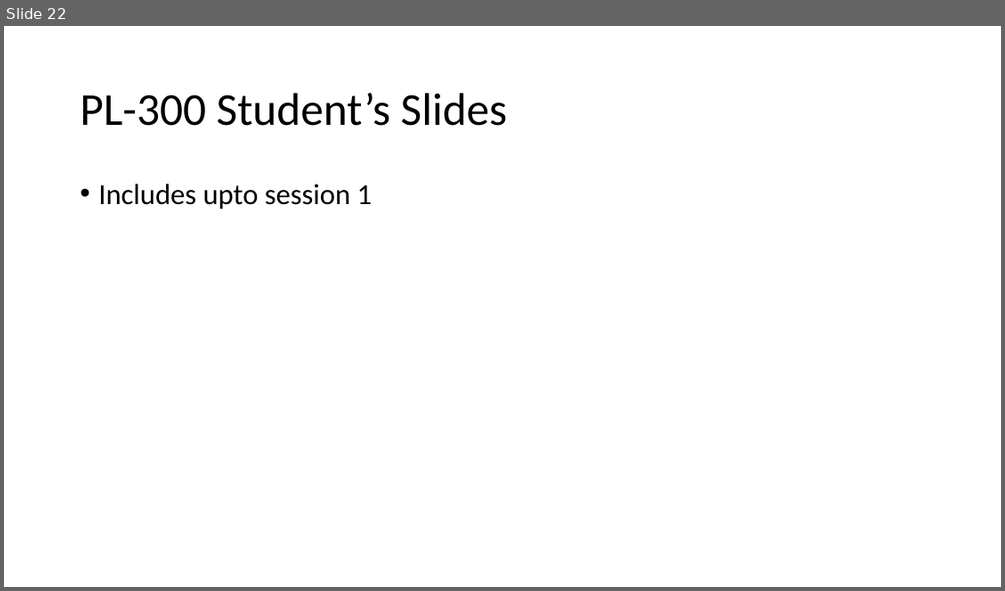
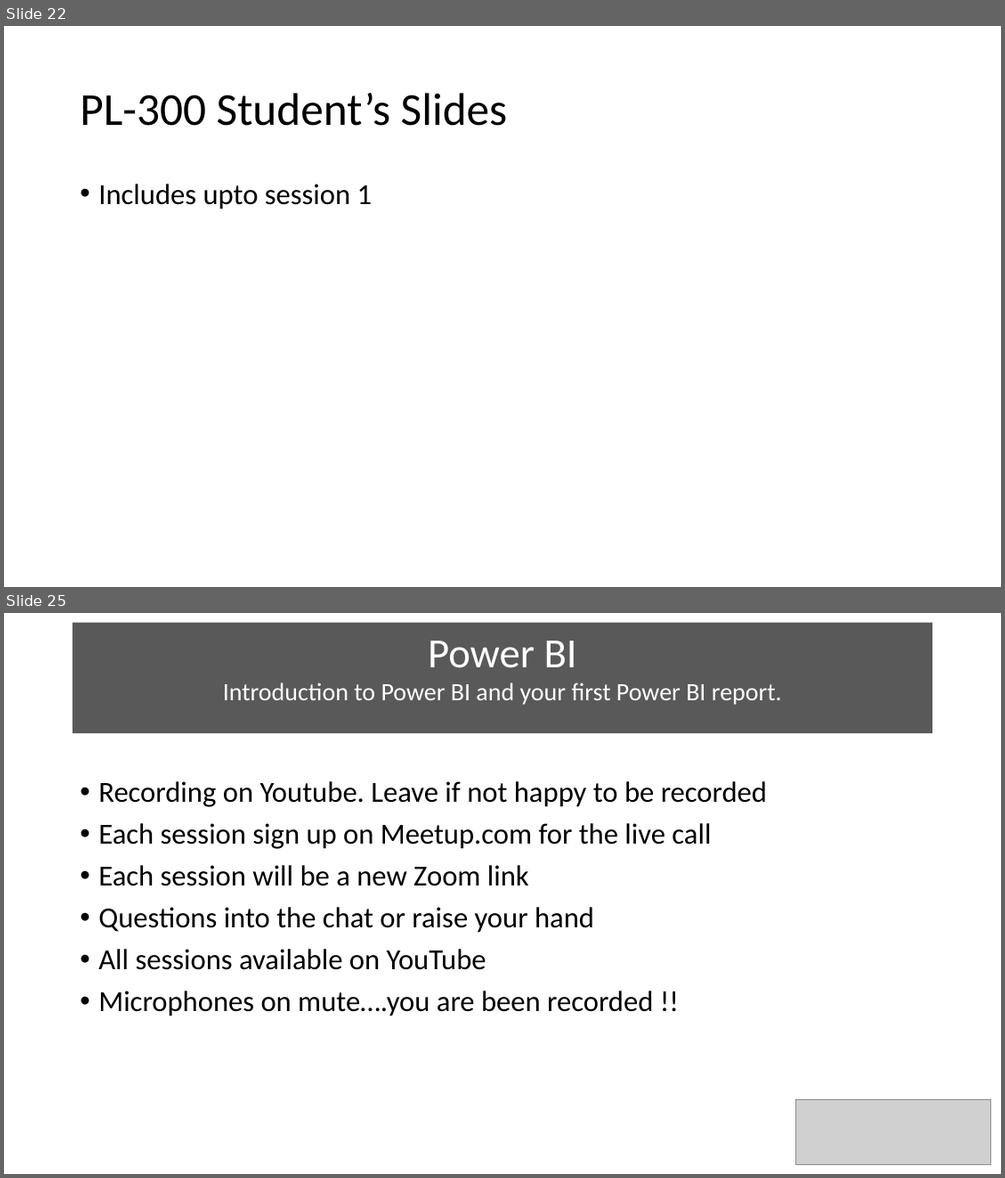
Before and after one commit to wottabyte/PBITraining, a slide deck: PL-300 online 2022/PL300 Students Slides.pptx. Shown one above the other, each under a label of ours: slide 22 before the commit, slides 22 and 25 after it; the slides between them are not shown. The pictures are 1005x591 and 1005x1178 pixels, drawn with LibreOffice and Linux fonts; fonts in the diff are those of the drawing; grey boxes stand for pictures. Boxes give left, top, right and bottom in pixels: in the first picture for what was removed or moved away, otherwise in the second. Text is boxed around its words. In the diff, an @@ line names an element or a change of style, - is before the commit and + after.

```diff
--- a/PL-300 online 2022/PL300 Students Slides.pptx
+++ b/PL-300 online 2022/PL300 Students Slides.pptx
@@ slide 25 added at [4,613,1001,1174], background #FFFFFF @@
@@ rectangle added at [73,623,933,733], fill #595959, 24 pt, text #FFFFFF @@
+Power BI
+Introduction to Power BI and your first Power BI report.
@@ text added at [98,781,767,1016], 28 pt, text #000000 @@
+• Recording on Youtube. Leave if not happy to be recorded
+• Each session sign up on Meetup.com for the live call
+• Each session will be a new Zoom link
+• Questions into the chat or raise your hand
+• All sessions available on YouTube
+• Microphones on mute….you are been recorded !!
@@ picture added at [796,1100,991,1164] @@
```
Also in this commit, not shown: 1 slide changed, 13 other slides added, 1 other file.
